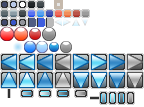
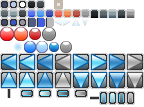
Revision of a layered 144px x 107px image; what changed, layer by layer:
added layer "tab rear btn disable" above "tab rear btn on click" over [126, 9, 135, 18]
added layer "tab rear btn on click" above "tab rear btn on cursor" over [117, 9, 126, 18]
added layer "tab rear btn on cursor" above "tab rear btn def" over [108, 9, 117, 18]
added layer "tab rear btn def" above "tab front bg" over [99, 9, 108, 18]
added layer "tab front bg" above "btn disable" over [90, 9, 99, 18]
